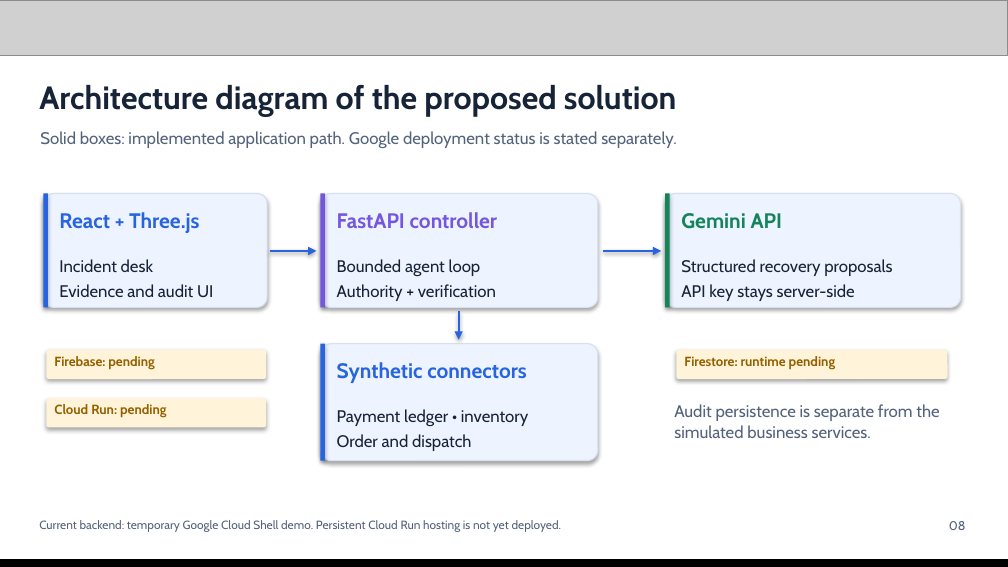
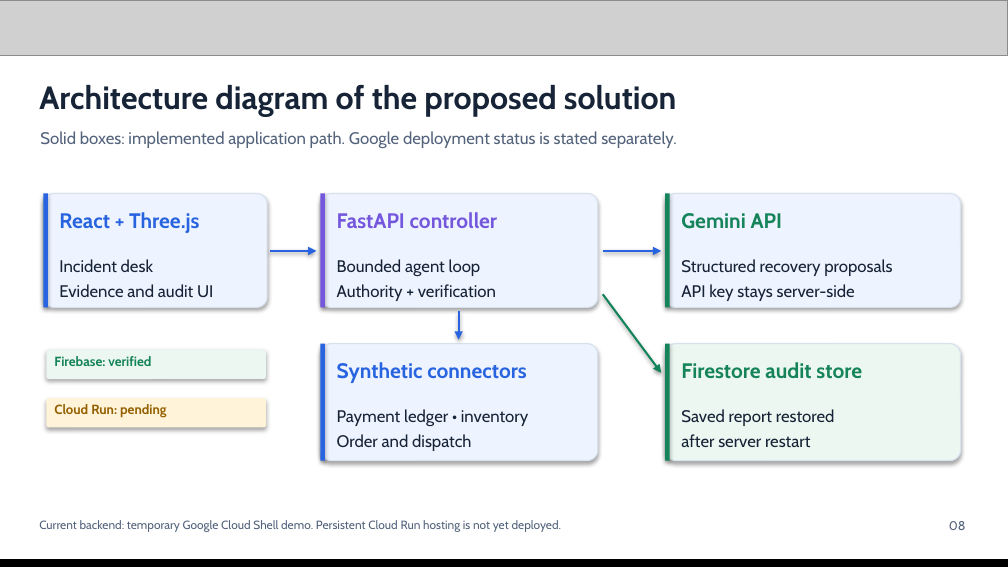
Before and after one commit to abhi14dodiya/workflow-rescue-sustainx, a slide deck: slide 8 of docs/Workflow-Rescue-Official-Pitch.pptx. Drawn at 1008x567 pixels with LibreOffice and Linux fonts; fonts in the diff are those of the drawing; grey boxes stand for pictures. Boxes give left, top, right and bottom in pixels: in the first picture for what was removed or moved away, otherwise in the second. Text is boxed around its words. In the diff, an @@ line names an element or a change of style, - is before the commit and + after.

Commit message:
Publish final submission materials and verified Gemini evidence

```diff
--- a/docs/Workflow-Rescue-Official-Pitch.pptx
+++ b/docs/Workflow-Rescue-Official-Pitch.pptx
@@ arrow added from (603, 294) to (661, 373), #16845A 1.5 pt @@
@@ rounded rectangle at box(46, 350, 266, 379): fill #FFF4D9 to #EBF7F0 @@
@@ text at box(54, 356, 151, 366): text changed; text colour #946000 to #16845A @@
-Firebase: pending
+Firebase: verified
@@ rounded rectangle: place and size @@
-rounded rectangle at box(676, 350, 948, 379)
+rounded rectangle at box(665, 344, 961, 461)
@@ rounded rectangle at box(665, 344, 961, 461): fill #FFF4D9 to #EBF7F0; outline none to #D8E1EE 0.8 pt @@
@@ rectangle added at box(665, 344, 669, 461), fill #16845A @@
@@ text removed at box(684, 356, 835, 370) @@
-Firestore: runtime pending
@@ text at box(681, 362, 862, 379): text changed; size 12 to 15 pt; text colour #53637C to #16845A; bold on @@
-Audit persistence is separate from the simulated business services.
+Firestore audit store
@@ text added at box(681, 409, 835, 447), 12 pt, text #172336 @@
+Saved report restored
+after server restart
```
Also in this commit, not shown: 6 other slides changed, 20 other files.
